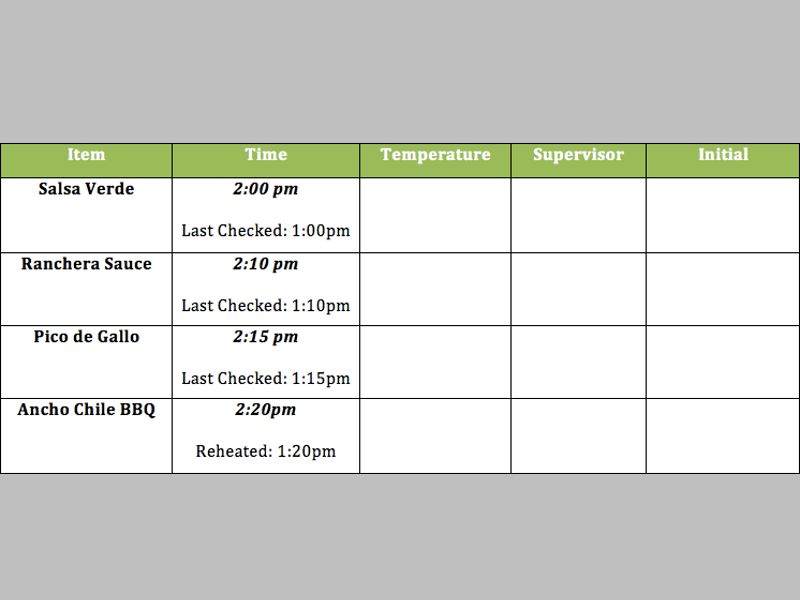
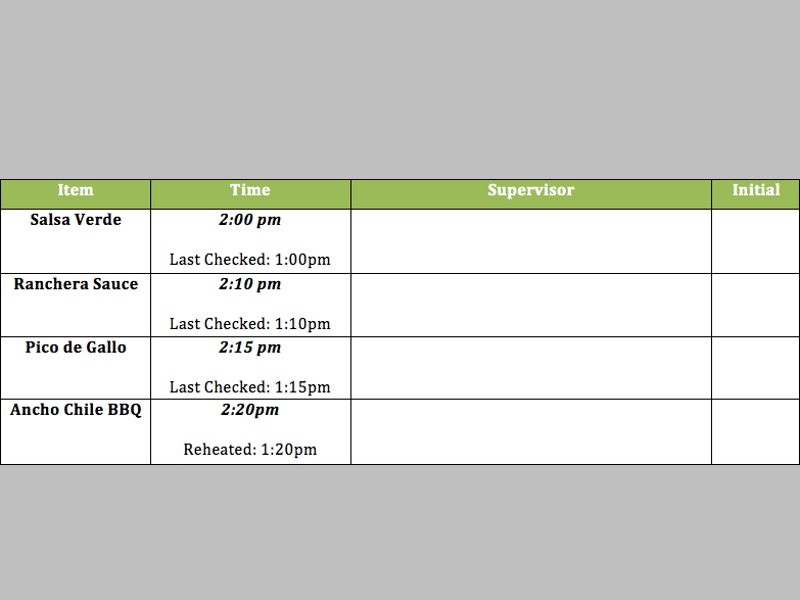
Layer changes from the first 800×600 image to the second:
painted on "Pasted Layer" over [0, 143, 800, 474]
